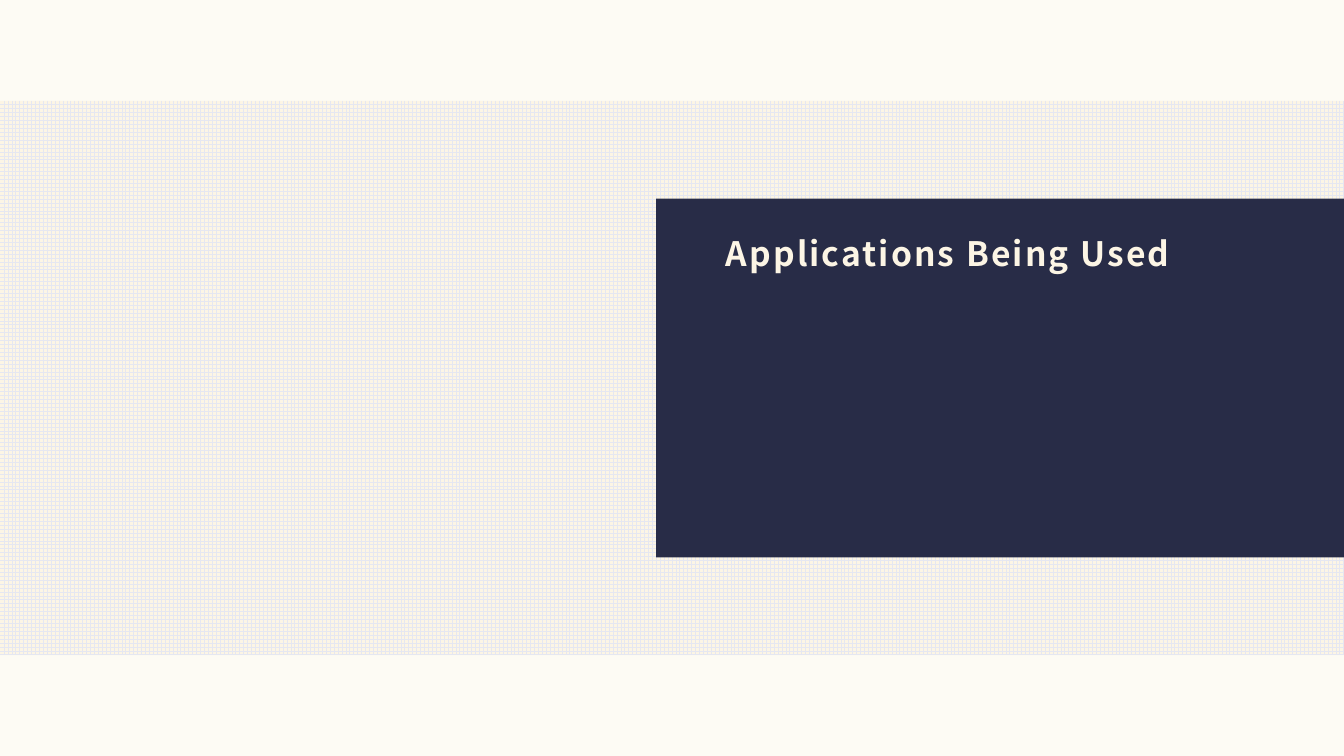
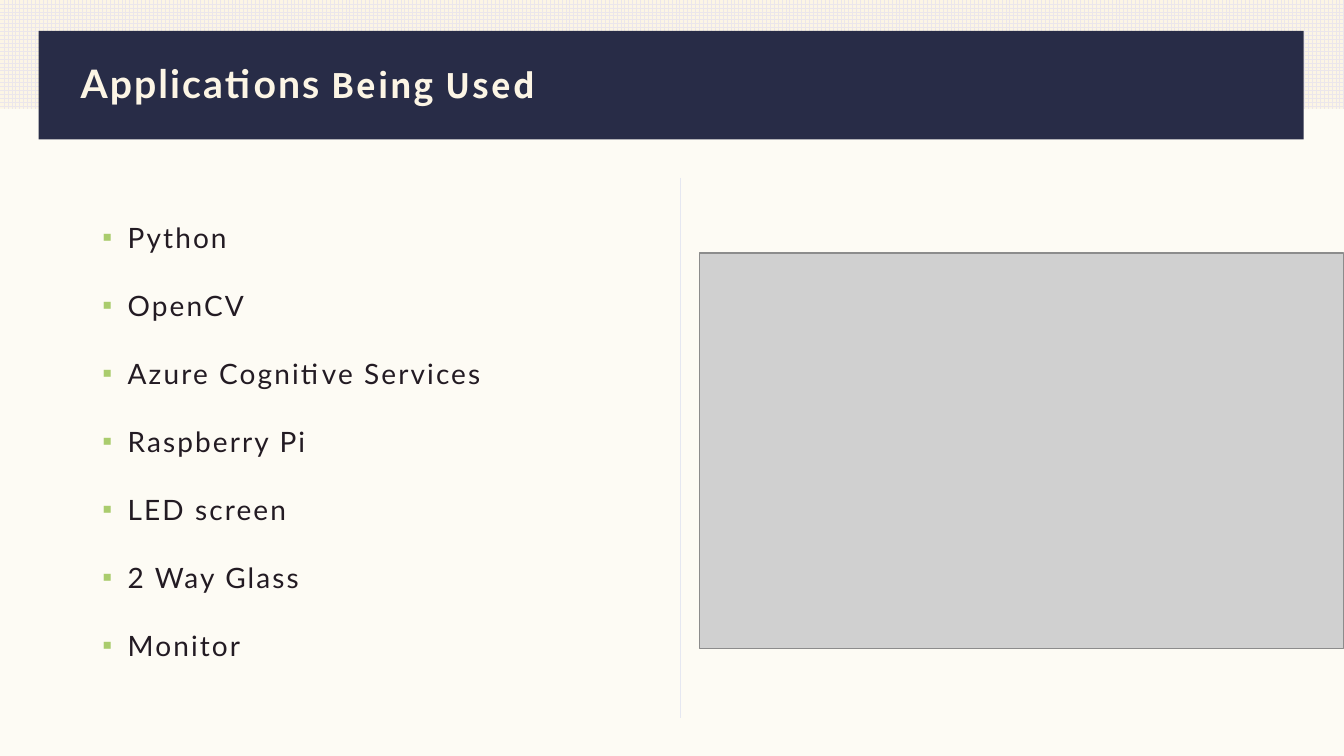
Before and after one commit to IADT-projects/y4-project-ConorWeldon, a slide deck: slide 3 of Docs/Presentation/Presentation.pptx. Drawn at 1344x756 pixels with LibreOffice and Linux fonts; fonts in the diff are those of the drawing; grey boxes stand for pictures. Boxes give left, top, right and bottom in pixels: in the first picture for what was removed or moved away, otherwise in the second. Text is boxed around its words. In the diff, an @@ line names an element or a change of style, - is before the commit and + after.

```diff
--- a/Docs/Presentation/Presentation.pptx
+++ b/Docs/Presentation/Presentation.pptx
@@ rectangle added at (0, 0, 1344, 109), fill pattern #EBE6EB on #FCF5E5 @@
@@ rectangle added at (38, 31, 1304, 140), fill #282C47 @@
@@ title "Applications Being Used": place and size @@
-title "Applications Being Used" at (726, 238, 1170, 274)
+title "Applications Being Used" at (81, 69, 535, 106)
@@ title "Applications Being Used" at (81, 69, 535, 106): size 24 to 28 pt, font Noto Sans CJK JP to Lato in "Applications" @@
@@ rectangle removed at (0, 101, 1344, 655) @@
@@ line added from (681, 177) to (681, 719), #E5E7F1 0.5 pt @@
@@ rectangle removed at (656, 199, 1344, 558) @@
@@ text added at (128, 227, 480, 657), 20 pt, text #231B23 @@
+▪ Python
+▪ OpenCV
+▪ Azure Cognitive Services
+▪ Raspberry Pi
+▪ LED screen
+▪ 2 Way Glass
+▪ Monitor
@@ picture added at (700, 253, 1344, 648) @@
```
Also in this commit, not shown: 2 other slides changed, 12 slides added, 15 slides removed.
